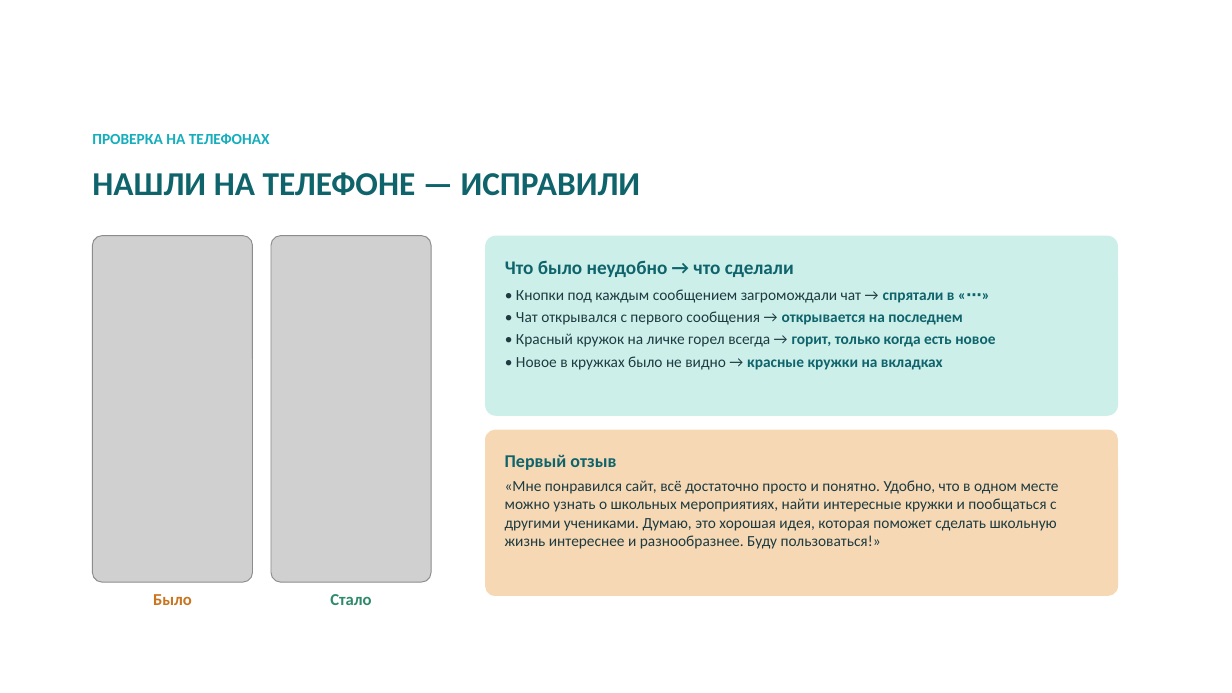
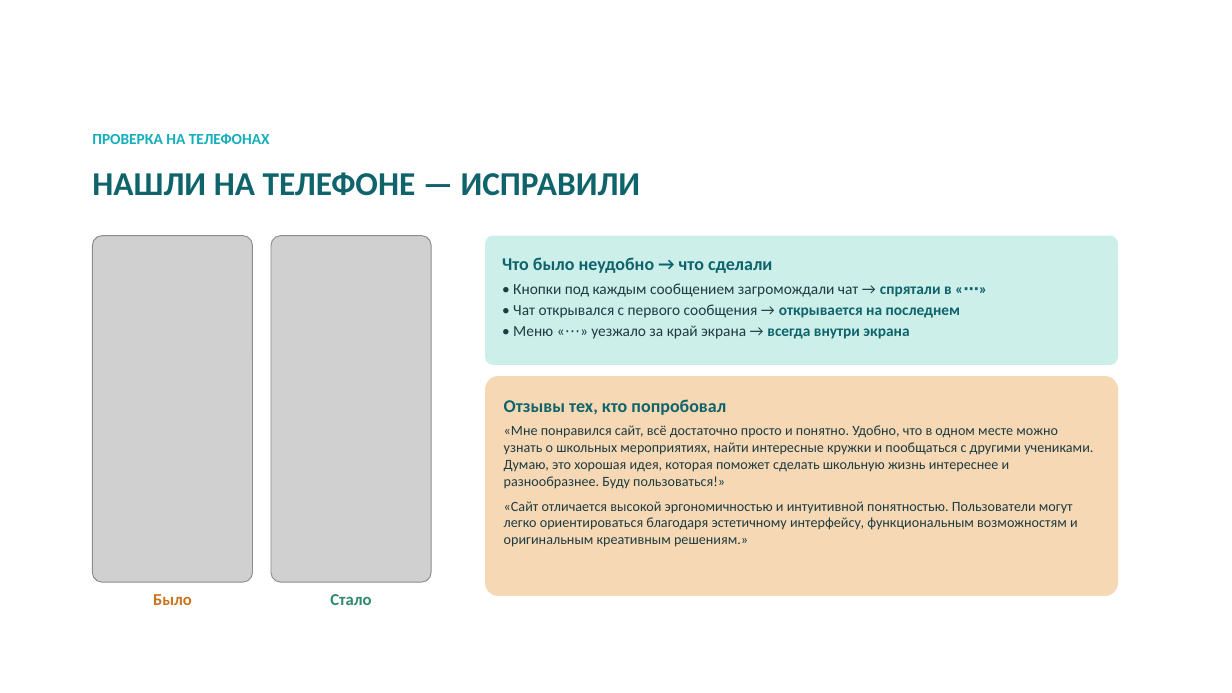
Before and after one commit to bnhogpad228/school-app, a slide deck: slide 10 of presentation/shkolny-dvor-SK-sreda.pptx. Drawn at 1232x693 pixels with LibreOffice and Linux fonts; fonts in the diff are those of the drawing; grey boxes stand for pictures; background and template pictures are left out. Boxes give left, top, right and bottom in pixels: in the first picture for what was removed or moved away, otherwise in the second. Text is boxed around its words. In the diff, an @@ line names an element or a change of style, - is before the commit and + after.

```diff
--- a/presentation/shkolny-dvor-SK-sreda.pptx
+++ b/presentation/shkolny-dvor-SK-sreda.pptx
@@ rounded rectangle "Что было неудобно → что ...": place and size @@
-rounded rectangle "Что было неудобно → что ..." at (485,236,1118,416)
+rounded rectangle "Что было неудобно → что ..." at (485,236,1118,365)
@@ text in rounded rectangle at (502,257,960,318): size 15 to 14 pt in "Что было неудобно → что сделали"; less space between paragraphs @@
@@ text in rounded rectangle at (513,325,909,339): text changed @@
-• Красный кружок на личке горел всегда → горит, только когда есть новое
-• Новое в кружках было не видно → красные кружки на вкладках
+• Меню «⋯» уезжало за край экрана → всегда внутри экрана
@@ rounded rectangle "Отзывы тех, кто попробовал": place and size @@
-rounded rectangle "Отзывы тех, кто попробовал" at (485,430,1118,596)
+rounded rectangle "Отзывы тех, кто попробовал" at (485,376,1118,596)
@@ text in rounded rectangle at (504,399,726,415): text changed @@
-Первый отзыв
+Отзывы тех, кто попробовал
@@ text in rounded rectangle at (504,425,1093,489): size 12 to 11 pt in "«Мне понравился сайт, всё достаточно просто и ..."; more space between paragraphs @@
@@ text in rounded rectangle at (504,501,1078,547): paragraph added @@
+«Сайт отличается высокой эргономичностью и интуитивной понятностью. Пользователи могут легко ориентироваться благодаря эстетичному интерфейсу, функциональным возможностям и оригинальным креативным решениям.»
```
Also in this commit, not shown: 1 slide added, 1 slide removed, 4 other files.
